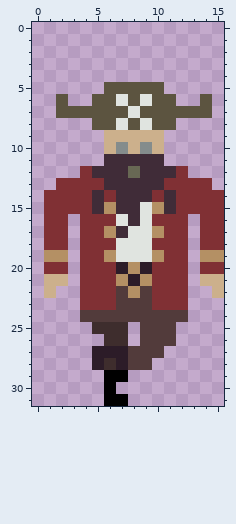
Edited in one commit: pixel-art sprite (img/pirate/walk7.png). The picture above was drawn from the file before the commit.
The file is 16x32 pixels.
The same view after the edit:
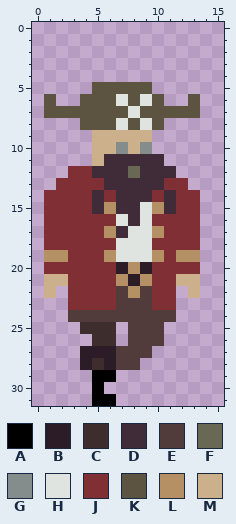
Palette (. is transparent): A #000000  B #2c1c28  C #3e2d2d  D #402c38  E #523b3b  F #686854  G #848c8c  H #e0e4e0  J #803034  K #5c5440  L #b49064  M #ccb08c
From the commit log: made walk cycle better
Difference:
@@ x 0..15 @@
  4 ................
- 5 ......KKKKK.....
- 6 ..K..KKHKHKK..K.
- 7 ..KKKKKKHKKKKKK.
- 8 .....KKHKHKK....
- 9 ......MMMMM.....
-10 ......MGMGM.....
-11 ......DDDDD.....
-12 ....JDDDFDDDJ...
-13 ..JJJJDDDDDJJJJ.
-14 .JJJJDJDDDJDJJJJ
-15 .JJJJDLDDHLDJJJJ
-16 .JJ.JJJHDHJJJ.JJ
-17 .JJ.JJLDHHLJJ.JJ
-18 .JJ.JJJHHHJJJ.JJ
-19 .LL.JJLHHHLJJ.LL
-20 .JJ.JJJBLBJJJ.JJ
-21 .MM.JJJLBLJJJ.MM
-22 .M..JJJELEJJJ..M
-23 ....JJJEEEJJJ...
-24 ....EEEEEEEEE...
-25 .....CCC.EEE....
-26 ......CC.EEE....
-27 .....BBBEEE.....
-28 .....BCBEE......
-29 ......AA........
-30 ......A.........
-31 ......AA........
+ 5 .....KKKKK......
+ 6 .K..KKKHKHK..K..
+ 7 .KKKKKKKHKKKKK..
+ 8 ....KKKHKHK.....
+ 9 .....MMMMM......
+10 .....MMGMG......
+11 .....MDDDDD.....
+12 ...JJDDDFDDD....
+13 ..JJJJDDDDDJJ...
+14 .JJJJDJDDDJDJJ..
+15 .JJJJDLDDHLDJJ..
+16 .JJJJJJHDHJJJJ..
+17 .JJJJJLDHHLJJJ..
+18 .JJJJJJHHHJJJJ..
+19 .LLJJJLHHHLJLL..
+20 .JJJJJJBLBJJJJ..
+21 .MMJJJJLBLJJMM..
+22 .M.JJJJELEJJ.M..
+23 ...JJJJEEEJJ....
+24 ...EEEEEEEEE....
+25 ....CCC.EEE.....
+26 .....CC.EEE.....
+27 ....BBBEEE......
+28 ....BCBEE.......
+29 .....AA.........
+30 .....A..........
+31 .....AA.........
Pixel boxes of the changes (left, top, right, bottom) in both pictures:
changed: (44, 82, 224, 406)
